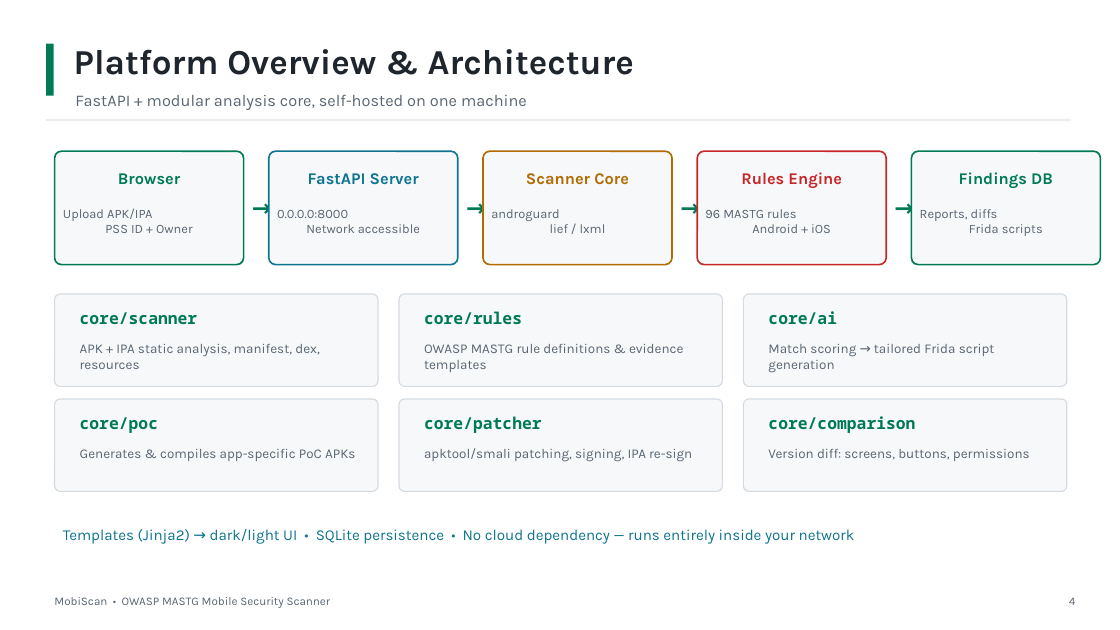
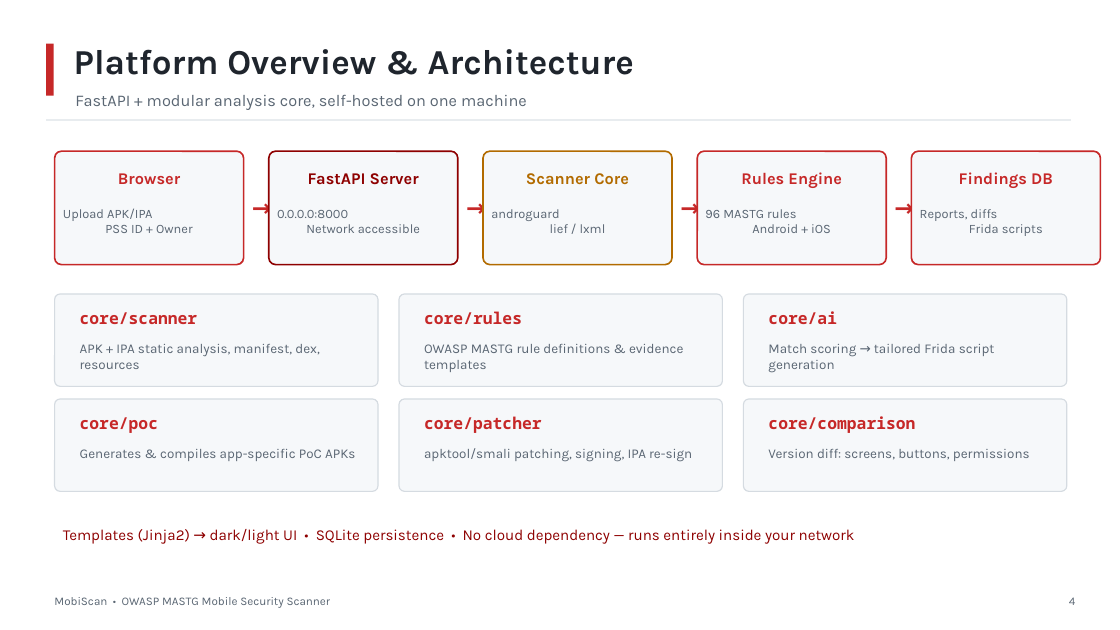
Before and after one commit to sudhanshupatel-dev/Import, a slide deck: slide 4 of MobiScan_Presentation_15min.pptx. Drawn at 1120x630 pixels with LibreOffice and Linux fonts; fonts in the diff are those of the drawing. Boxes give left, top, right and bottom in pixels: in the first picture for what was removed or moved away, otherwise in the second. Text is boxed around its words. In the diff, an @@ line names an element or a change of style, - is before the commit and + after.

```diff
--- a/MobiScan_Presentation_15min.pptx
+++ b/MobiScan_Presentation_15min.pptx
@@ rectangle at <box>46,44,54,96</box>: fill #007A56 to #C62828 @@
@@ rounded rectangle at <box>55,151,244,265</box>: outline #007A56 1.4 pt to #C62828 1.4 pt @@
@@ text "FastAPI Server" at <box>308,173,419,185</box>: text colour #0E7490 to #8E0000 @@
@@ rounded rectangle at <box>269,151,458,265</box>: outline #0E7490 1.4 pt to #8E0000 1.4 pt @@
@@ rounded rectangle at <box>912,151,1101,265</box>: outline #007A56 1.4 pt to #C62828 1.4 pt @@
@@ text colour #007A56 to #C62828 in 12 elements at <box>118,173,180,184</box>, <box>959,172,1053,188</box>, <box>80,312,198,324</box>, <box>424,311,522,324</box>, <box>768,311,837,324</box>, <box>80,417,158,433</box>, <box>424,416,542,433</box>, <box>768,416,915,433</box>, <box>244,189,273,231</box>, <box>458,189,487,231</box>, <box>672,189,702,231</box>, <box>886,189,916,231</box> @@
@@ text "Templates (Jinja2) → dark/light UI ..." at <box>63,529,855,544</box>: text colour #0E7490 to #8E0000 @@
```
Also in this commit, not shown: 13 other slides changed.
